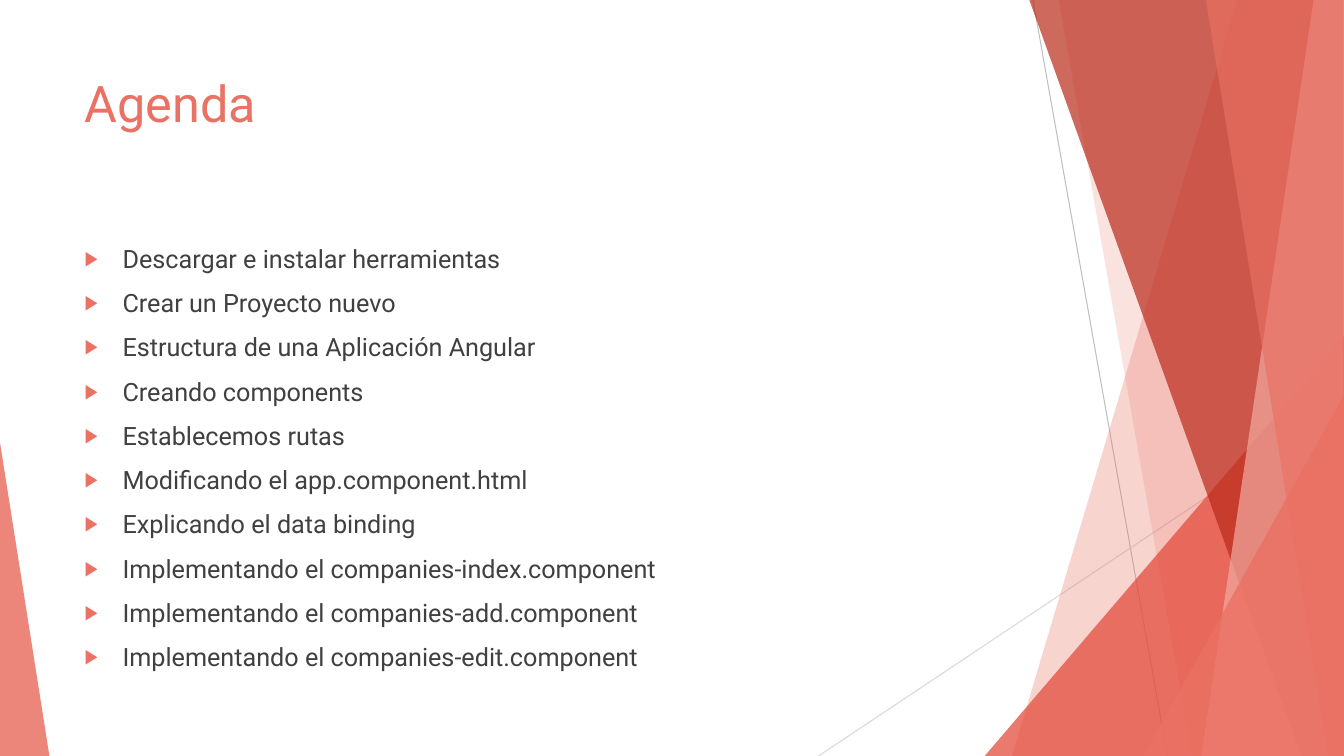
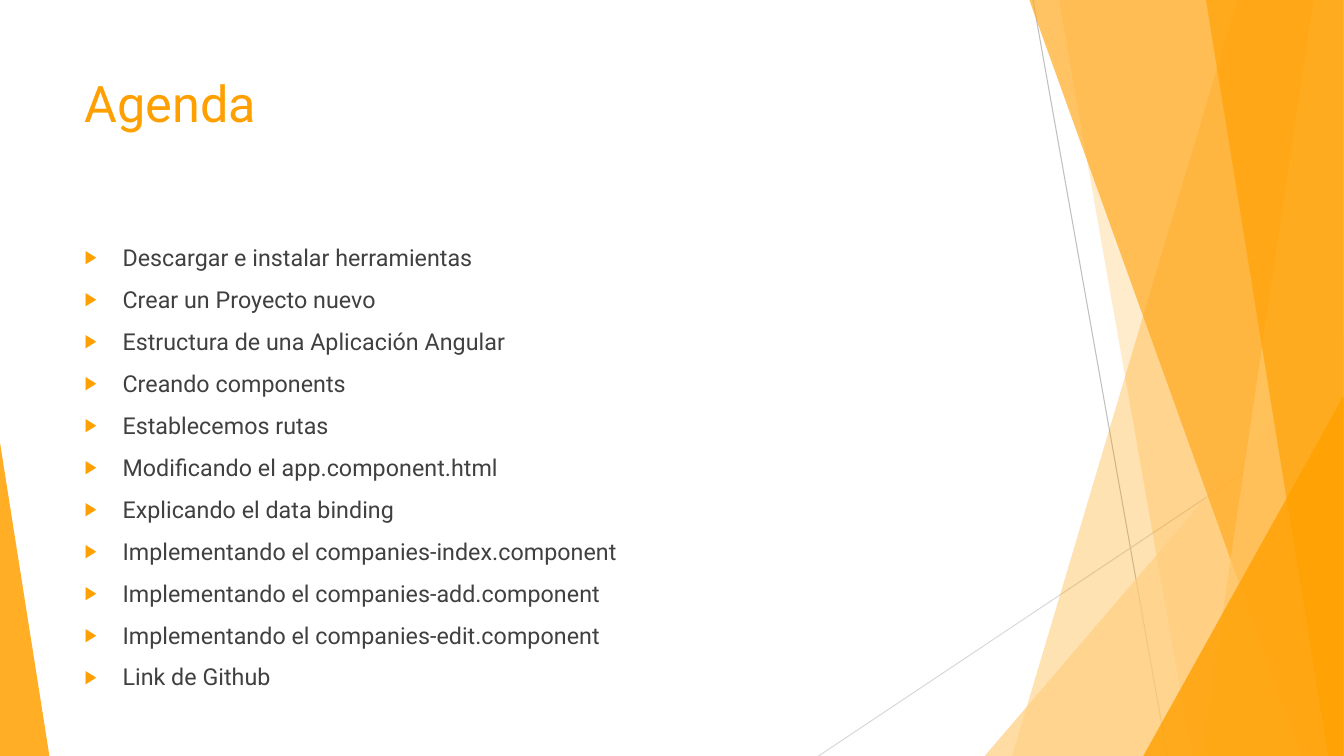
Before and after one commit to rabp99/app-heroes-frontend, a slide deck: slide 2 of documentacion/clase 1.pptx. Drawn at 1344x756 pixels with LibreOffice and Linux fonts; fonts in the diff are those of the drawing. Boxes give left, top, right and bottom in pixels: in the first picture for what was removed or moved away, otherwise in the second. Text is boxed around its words. In the diff, an @@ line names an element or a change of style, - is before the commit and + after.

Commit message:
creando dashboard navigation y demas

```diff
--- a/documentacion/clase 1.pptx
+++ b/documentacion/clase 1.pptx
@@ freeform shape at [1012,0,1344,756]: fill #EA7163 at 30% opacity to #FFA000 at 30% opacity @@
@@ freeform shape at [1029,0,1344,756]: fill #BA2A1A at 70% opacity to #FFAA21 at 70% opacity @@
@@ freeform shape at [1059,0,1344,756]: fill #EA7163 at 20% opacity to #FFA000 at 20% opacity @@
@@ freeform shape at [1202,0,1344,756]: fill #F2AAA1 at 70% opacity to #FFC666 at 70% opacity @@
@@ freeform shape at [1206,0,1344,756]: fill #EA7163 at 65% opacity to #FFA000 at 65% opacity @@
@@ title "Agenda" at [85,84,256,133]: text colour #EA7163 to #FFA000 @@
@@ text at [123,248,616,649]: paragraph added @@
+▶ Link de Github
@@ text at [123,248,616,649]: size 18 to 16.6 pt; bullet colour #EA7163 to #FFA000 @@
@@ triangle at [985,336,1344,756]: fill #E34837 at 72% opacity to #FFCF81 at 72% opacity @@
@@ triangle at [1143,396,1344,756]: fill #EA7163 at 80% opacity to #FFA000 at 80% opacity @@
@@ triangle at [0,443,49,756]: fill #EA7163 at 85% opacity to #FFA000 at 85% opacity @@
```
Also in this commit, not shown: 13 other slides changed, 1 slide added, 30 other files.
